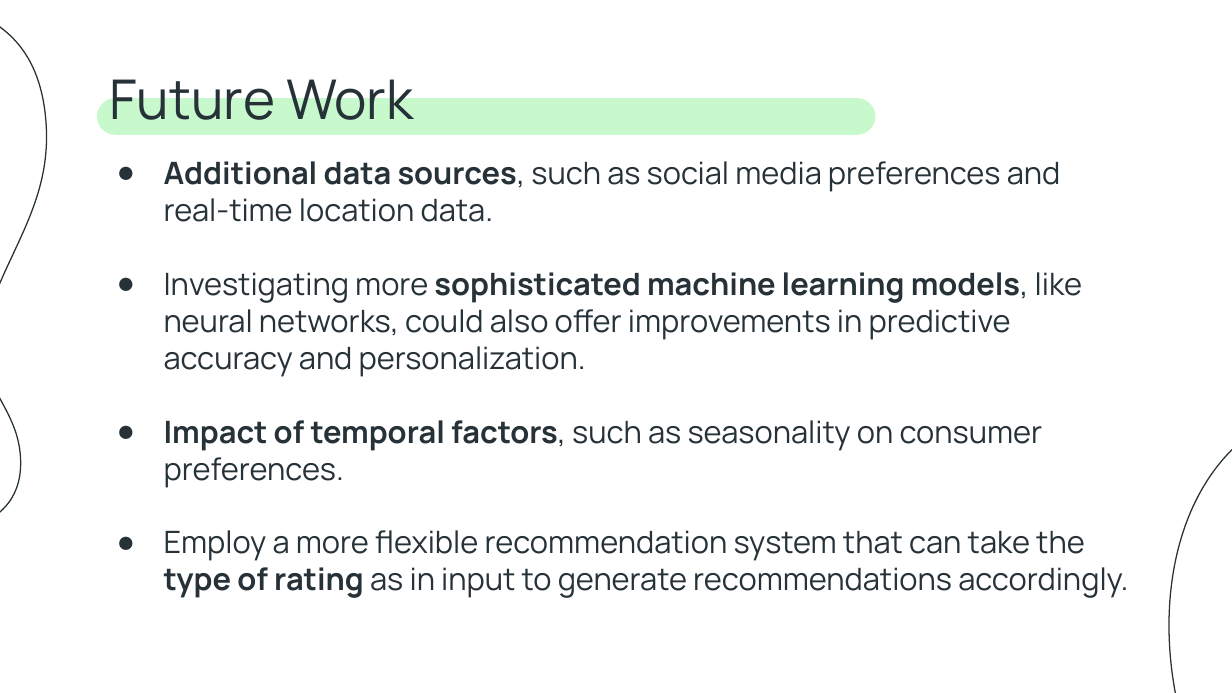
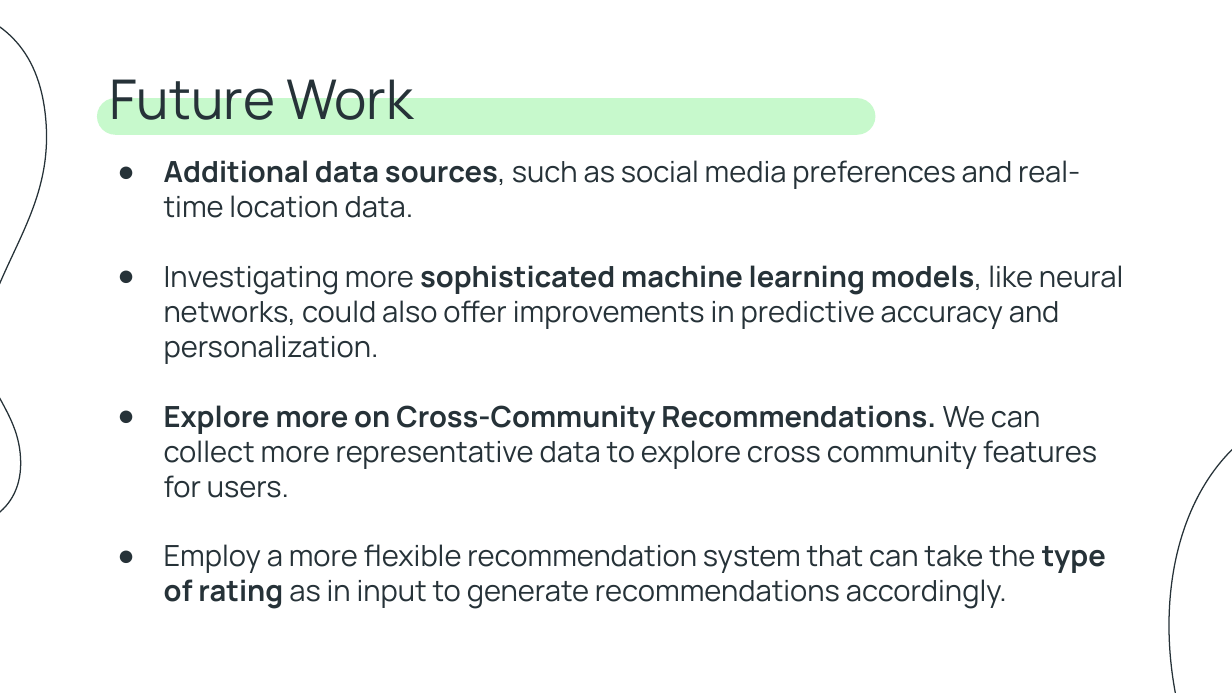
Before and after one commit to SimingSiming/Restaurant-Recommender-System, a slide deck: slide 17 of Presentation/Data Mining Project.pptx. Drawn at 1232x693 pixels with LibreOffice and Linux fonts; fonts in the diff are those of the drawing. Boxes give left, top, right and bottom in pixels: in the first picture for what was removed or moved away, otherwise in the second. Text is boxed around its words. In the diff, an @@ line names an element or a change of style, - is before the commit and + after.

```diff
--- a/Presentation/Data Mining Project.pptx
+++ b/Presentation/Data Mining Project.pptx
@@ text at box(164, 160, 1123, 609): size 18 to 17 pt in "Additional data sources, such as social media ...", "Investigating more sophisticated machine learning models, li ...", "Employ a more flexible recommendation system that ..." @@
@@ text at box(164, 405, 1097, 498): text changed; size 18 to 17 pt @@
-● Impact of temporal factors, such as seasonality on consumer preferences.
+● Explore more on Cross-Community Recommendations. We can collect more representative data to explore cross community features for users.
```
Also in this commit, not shown: 9 other slides changed.
